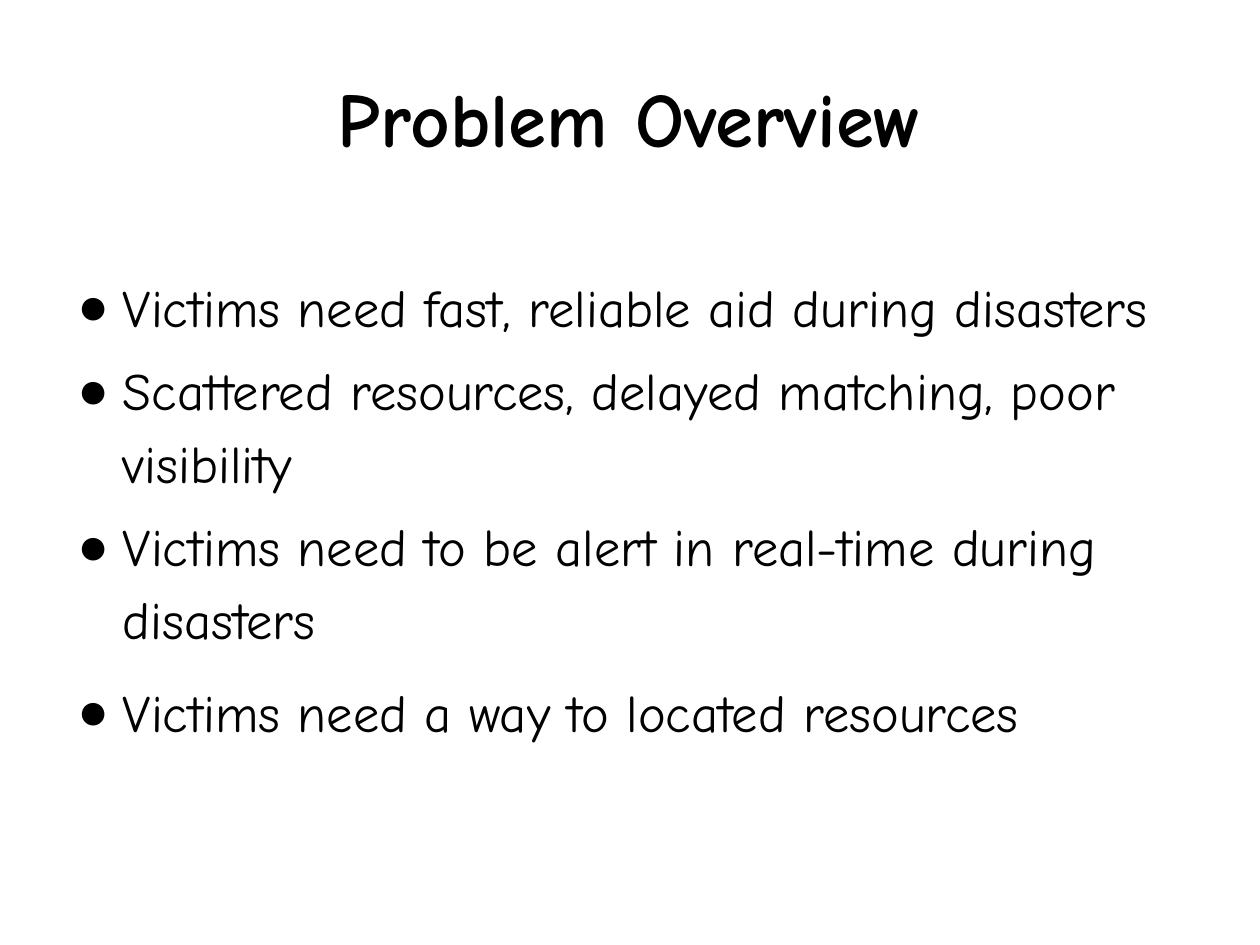
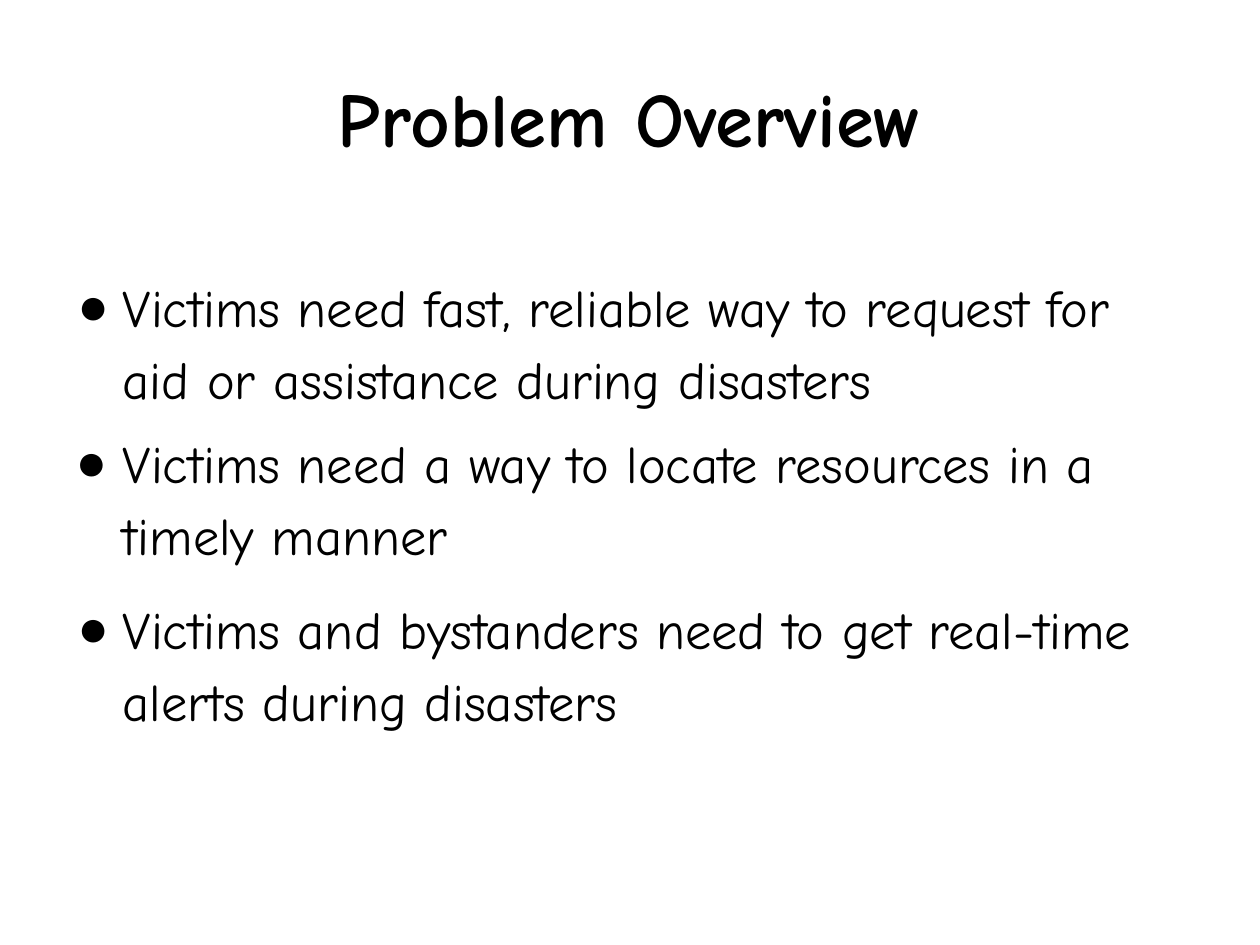
Before and after one commit to ceenguyen05/CS3354Project, a slide deck: slide 4 of 4_documentation/Final Project Presentation - CS3354.pptx. Drawn at 1260x945 pixels with LibreOffice and Linux fonts; fonts in the diff are those of the drawing. Boxes give left, top, right and bottom in pixels: in the first picture for what was removed or moved away, otherwise in the second. Text is boxed around its words. In the diff, an @@ line names an element or a change of style, - is before the commit and + after.

```diff
--- a/4_documentation/Final Project Presentation - CS3354.pptx
+++ b/4_documentation/Final Project Presentation - CS3354.pptx
@@ text at <box>123,291,1131,731</box>: text changed @@
-● Victims need fast, reliable aid during disasters
-● Scattered resources, delayed matching, poor visibility
-● Victims need to be alert in real-time during disasters
-● Victims need a way to located resources
+● Victims need fast, reliable way to request for aid or assistance during disasters
+● Victims need a way to locate resources in a timely manner
+● Victims and bystanders need to get real-time alerts during disasters
```
Also in this commit, not shown: 7 other slides changed, 1 slide added, 1 other file.
